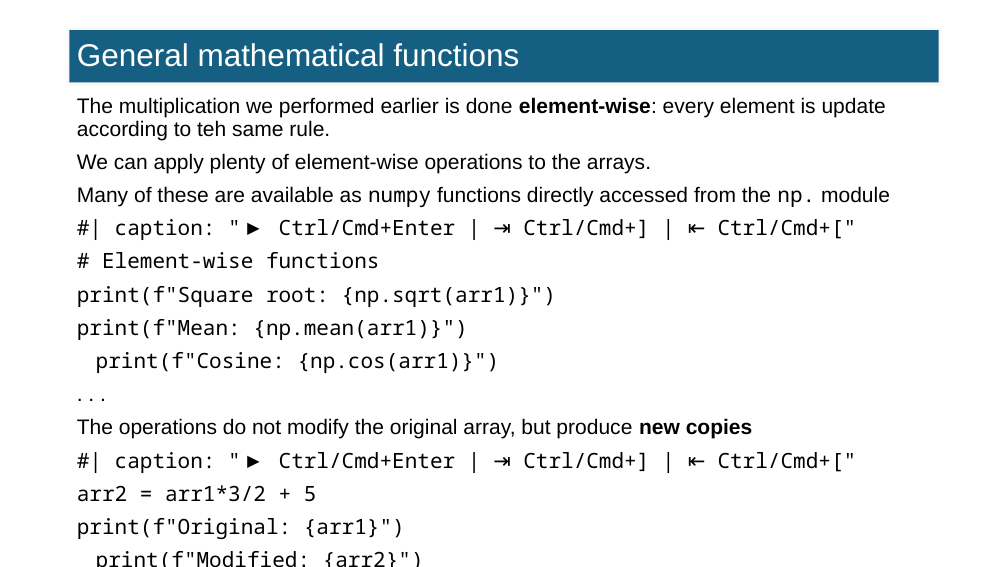
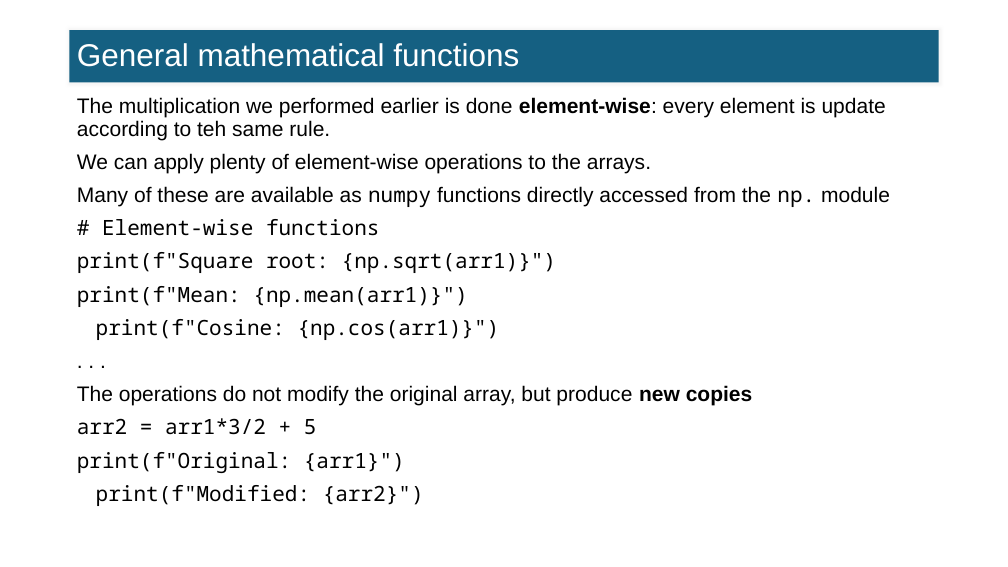
Before and after one commit to FTurci/intro-coding-data-analysis, a slide deck: slide 14 of slides/07_intro_numpy_slides.pptx. Drawn at 1008x567 pixels with LibreOffice and Linux fonts; fonts in the diff are those of the drawing. Boxes give left, top, right and bottom in pixels: in the first picture for what was removed or moved away, otherwise in the second. Text is boxed around its words. In the diff, an @@ line names an element or a change of style, - is before the commit and + after.

```diff
--- a/slides/07_intro_numpy_slides.pptx
+++ b/slides/07_intro_numpy_slides.pptx
@@ text at (77,219,556,340): text changed @@
-#| caption: "▶ Ctrl/Cmd+Enter | ⇥ Ctrl/Cmd+] | ⇤ Ctrl/Cmd+["
-# Element-wise functions
-print(f"Square root: {np.sqrt(arr1)}")
-print(f"Mean: {np.mean(arr1)}")
-print(f"Cosine: {np.cos(arr1)}")
+# Element-wise functions
+print(f"Square root: {np.sqrt(arr1)}")
+print(f"Mean: {np.mean(arr1)}")
+print(f"Cosine: {np.cos(arr1)}")
@@ text at (77,418,424,506): text changed @@
-#| caption: "▶ Ctrl/Cmd+Enter | ⇥ Ctrl/Cmd+] | ⇤ Ctrl/Cmd+["
-arr2 = arr1*3/2 + 5
-print(f"Original: {arr1}")
-print(f"Modified: {arr2}")
+arr2 = arr1*3/2 + 5
+print(f"Original: {arr1}")
+print(f"Modified: {arr2}")
```
Also in this commit, not shown: 9 other slides changed, 55 other files.
